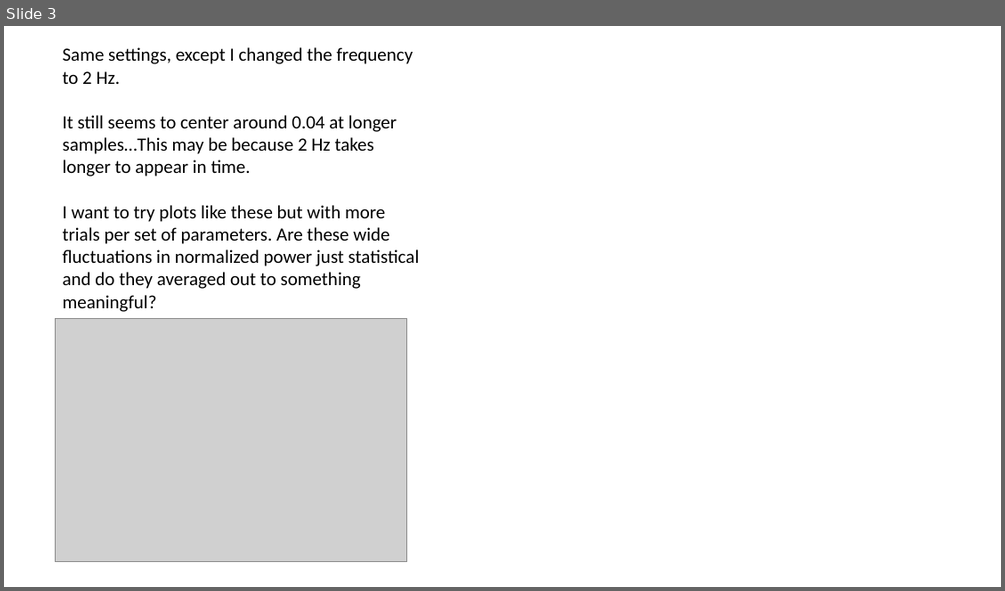
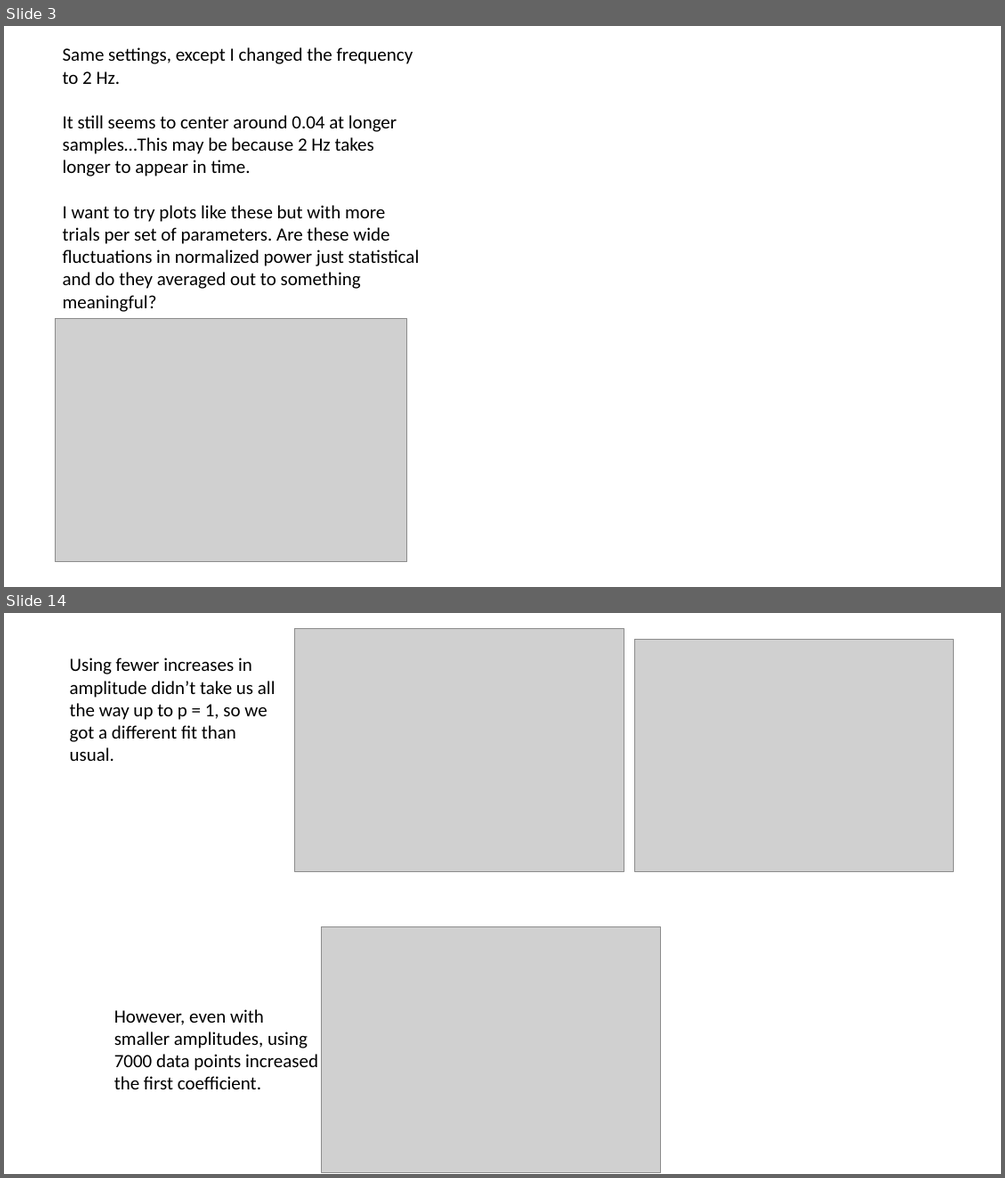
Before and after one commit to garretts-hub/GST_Work, a slide deck: Defining power.pptx. Shown one above the other, each under a label of ours: slide 3 before the commit, slides 3 and 14 after it; the slides between them are not shown. The pictures are 1005x591 and 1005x1178 pixels, drawn with LibreOffice and Linux fonts; fonts in the diff are those of the drawing; grey boxes stand for pictures. Boxes give left, top, right and bottom in pixels: in the first picture for what was removed or moved away, otherwise in the second. Text is boxed around its words. In the diff, an @@ line names an element or a change of style, - is before the commit and + after.

```diff
--- a/Defining power.pptx
+++ b/Defining power.pptx
@@ slide 14 added at bbox=[4, 613, 1001, 1174], background #FFFFFF @@
@@ picture added at bbox=[295, 628, 624, 871] @@
@@ picture added at bbox=[634, 639, 953, 871] @@
@@ text added at bbox=[70, 657, 275, 761], 18 pt, text #000000 @@
+Using fewer increases in amplitude didn’t take us all the way up to p = 1, so we got a different fit than usual.
@@ picture added at bbox=[322, 926, 661, 1172] @@
@@ text added at bbox=[114, 1009, 318, 1089], 18 pt, text #000000 @@
+However, even with smaller amplitudes, using 7000 data points increased the first coefficient.
```
Also in this commit, not shown: 2 slides changed, 9 other slides added, 2 other files.
